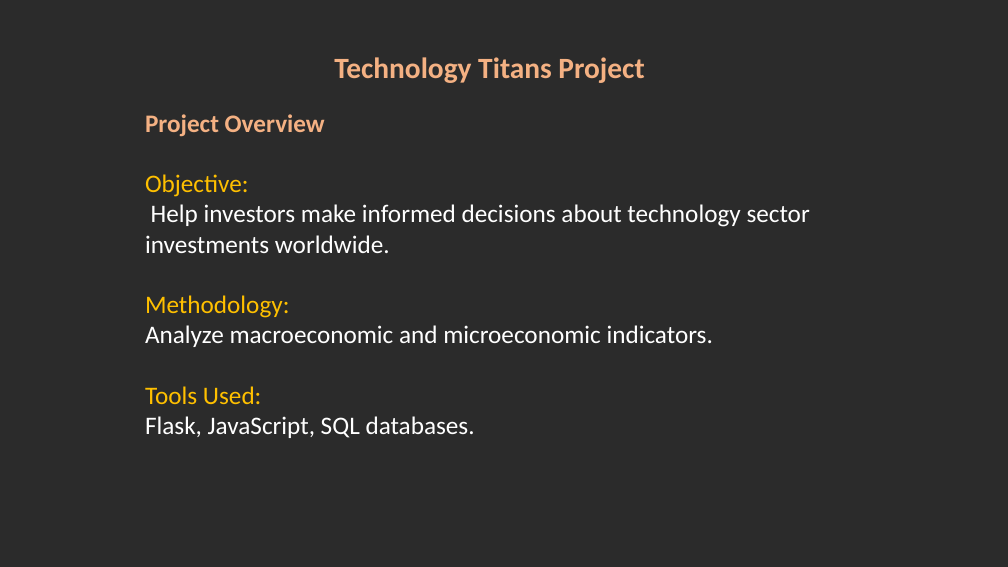
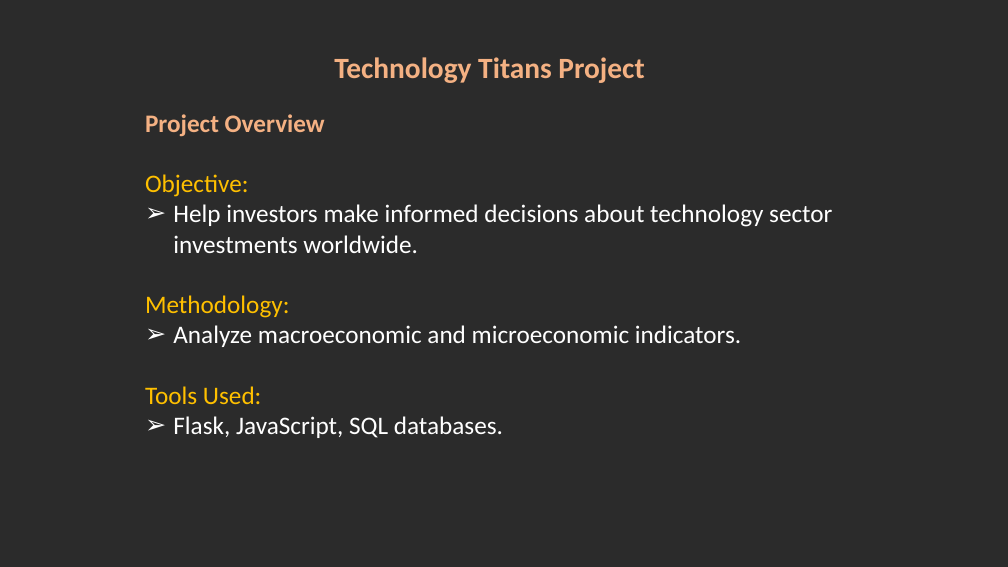
Before and after one commit to jash1112/Project_3, a slide deck: slide 2 of Presentation.pptx. Drawn at 1008x567 pixels with LibreOffice and Linux fonts; fonts in the diff are those of the drawing; background and template pictures are left out; a plain dark background stands for a picture behind light text. Boxes give left, top, right and bottom in pixels: in the first picture for what was removed or moved away, otherwise in the second. Text is boxed around its words. In the diff, an @@ line names an element or a change of style, - is before the commit and + after.

```diff
--- a/Presentation.pptx
+++ b/Presentation.pptx
@@ text at [173, 204, 832, 438]: bullet none to ➢ @@
```
Also in this commit, not shown: 7 other slides changed, 2 slides added, 1 slide removed.
